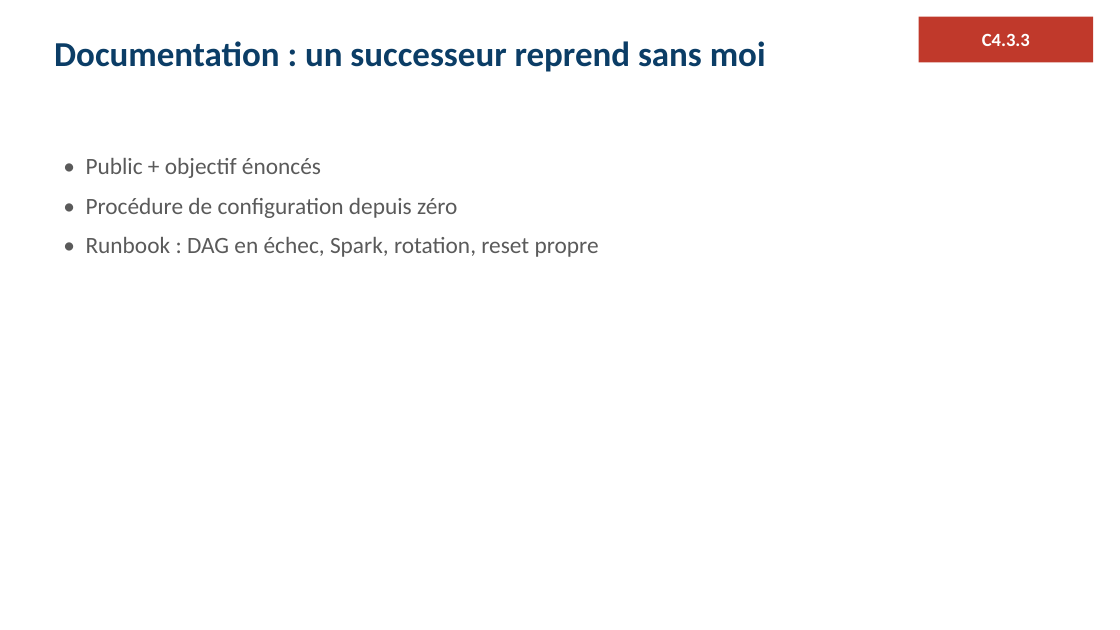
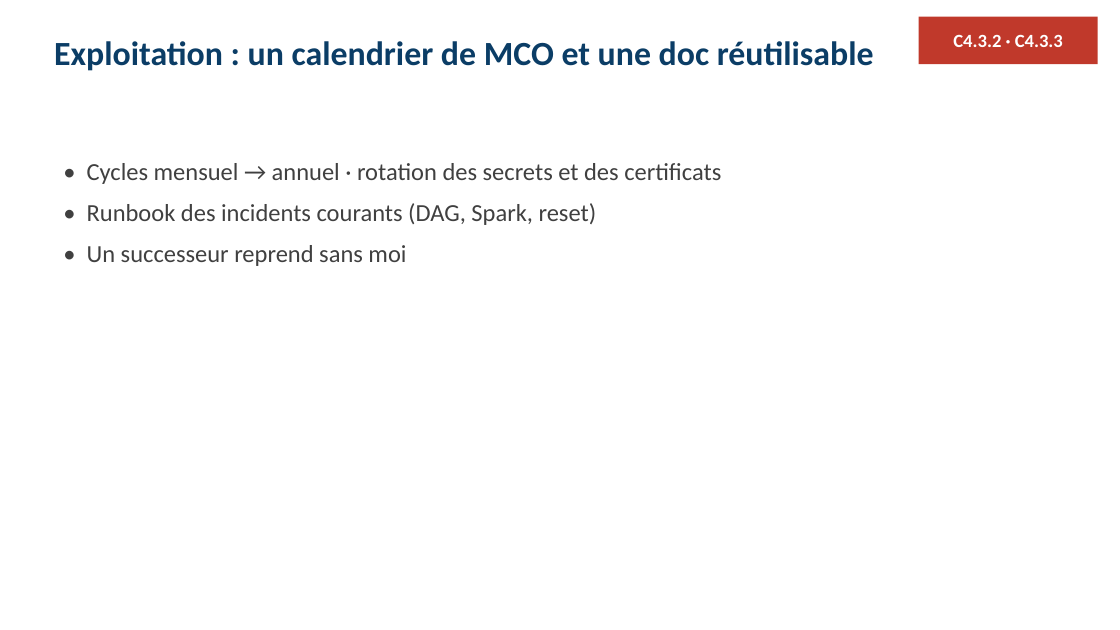
Before and after one commit to ratpiGene/ELT-Eckert, a slide deck: slide 13 of soutenance/support_eckert.pptx (slide 37 before the commit). Drawn at 1120x630 pixels with LibreOffice and Linux fonts; fonts in the diff are those of the drawing. Boxes give left, top, right and bottom in pixels: in the first picture for what was removed or moved away, otherwise in the second. Text is boxed around its words. In the diff, an @@ line names an element or a change of style, - is before the commit and + after.

```diff
--- a/soutenance/support_eckert.pptx
+++ b/soutenance/support_eckert.pptx
@@ rectangle "C4.3.2 · C4.3.3": place and size @@
-rectangle "C4.3.2 · C4.3.3" at (919,17,1094,63)
+rectangle "C4.3.2 · C4.3.3" at (919,17,1098,65)
@@ text at (54,41,874,71): text changed; size 30 to 29 pt @@
-Documentation : un successeur reprend sans moi
+Exploitation : un calendrier de MCO et une doc réutilisable
@@ text in rectangle at (953,35,1063,47): text changed @@
-C4.3.3
+C4.3.2 · C4.3.3
@@ text at (87,163,721,266): text changed; size 20 to 21 pt; text colour #5A5A5A to #404040 @@
-• Public + objectif énoncés
-• Procédure de configuration depuis zéro
-• Runbook : DAG en échec, Spark, rotation, reset propre
+• Cycles mensuel → annuel · rotation des secrets et des certificats
+• Runbook des incidents courants (DAG, Spark, reset)
+• Un successeur reprend sans moi
```
Also in this commit, not shown: 19 other slides changed, 28 slides removed, 2 other files.
